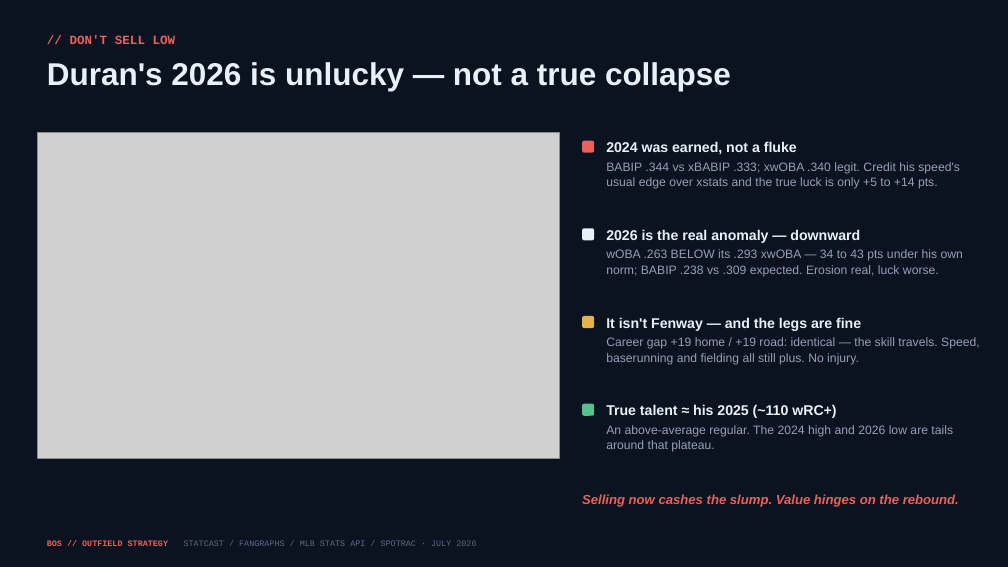
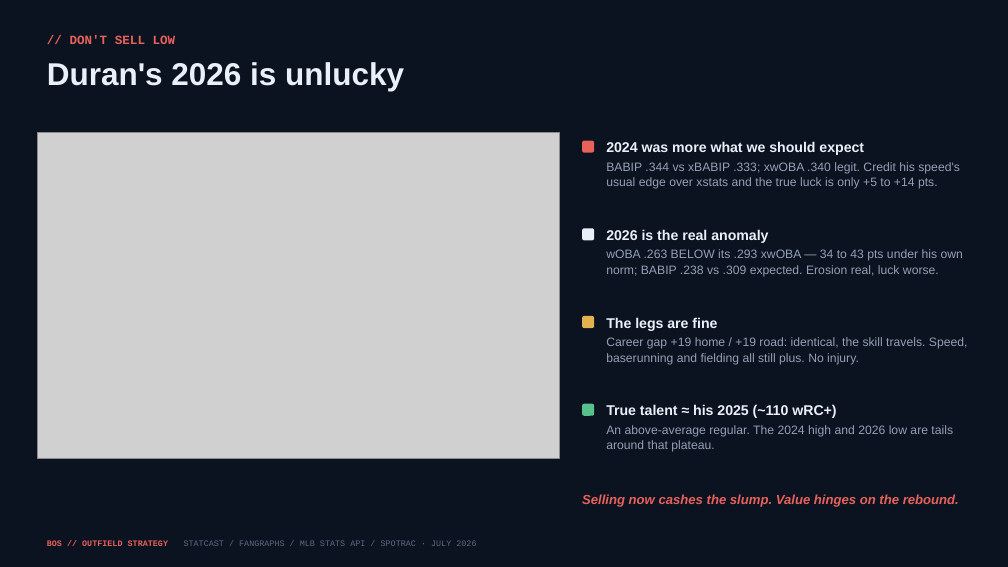
Before and after one commit to justinloo12/jarren-duran-outlier-analysis, a slide deck: slide 6 of outputs/Red_Sox_Outfield_Strategy.pptx. Drawn at 1008x567 pixels with LibreOffice and Linux fonts; fonts in the diff are those of the drawing; grey boxes stand for pictures. Boxes give left, top, right and bottom in pixels: in the first picture for what was removed or moved away, otherwise in the second. Text is boxed around its words. In the diff, an @@ line names an element or a change of style, - is before the commit and + after.

```diff
--- a/outputs/Red_Sox_Outfield_Strategy.pptx
+++ b/outputs/Red_Sox_Outfield_Strategy.pptx
@@ text at [47,62,404,91]: text changed @@
-Duran's 2026 is unlucky — not a true collapse
+Duran's 2026 is unlucky
@@ text at [606,141,864,155]: text changed @@
-2024 was earned, not a fluke
+2024 was more what we should expect
@@ text at [606,229,768,243]: text changed @@
-2026 is the real anomaly — downward
+2026 is the real anomaly
@@ text at [606,317,968,365]: text changed @@
-It isn't Fenway — and the legs are fine
-Career gap +19 home / +19 road: identical — the skill travels. Speed, baserunning and fielding all still plus. No injury.
+The legs are fine
+Career gap +19 home / +19 road: identical, the skill travels. Speed, baserunning and fielding all still plus. No injury.
```
Also in this commit, not shown: 14 other slides changed, 43 other files.
